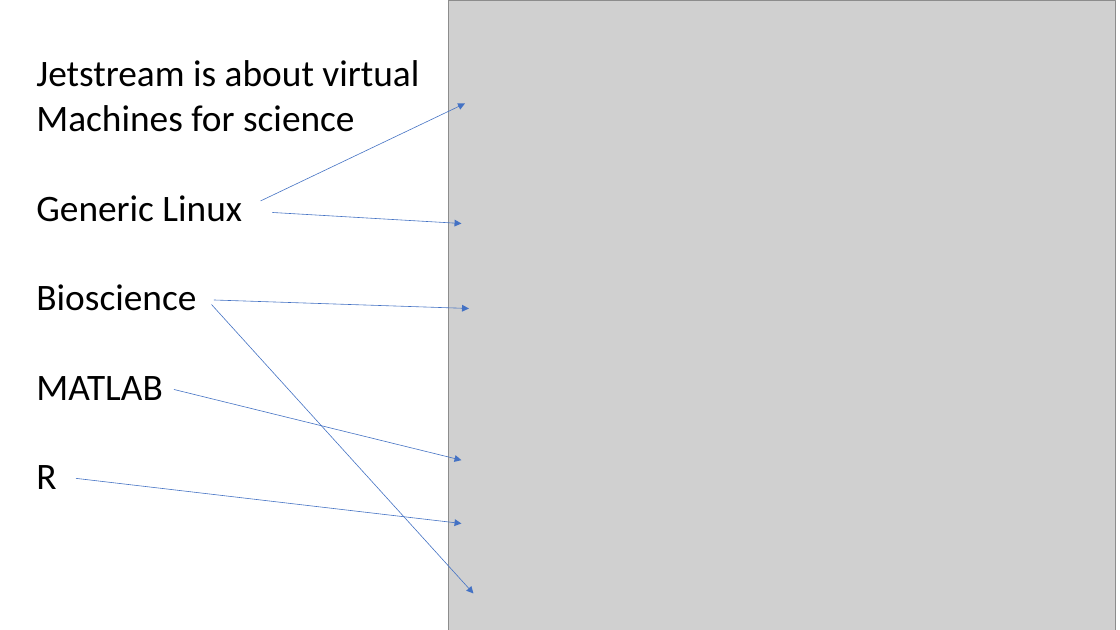
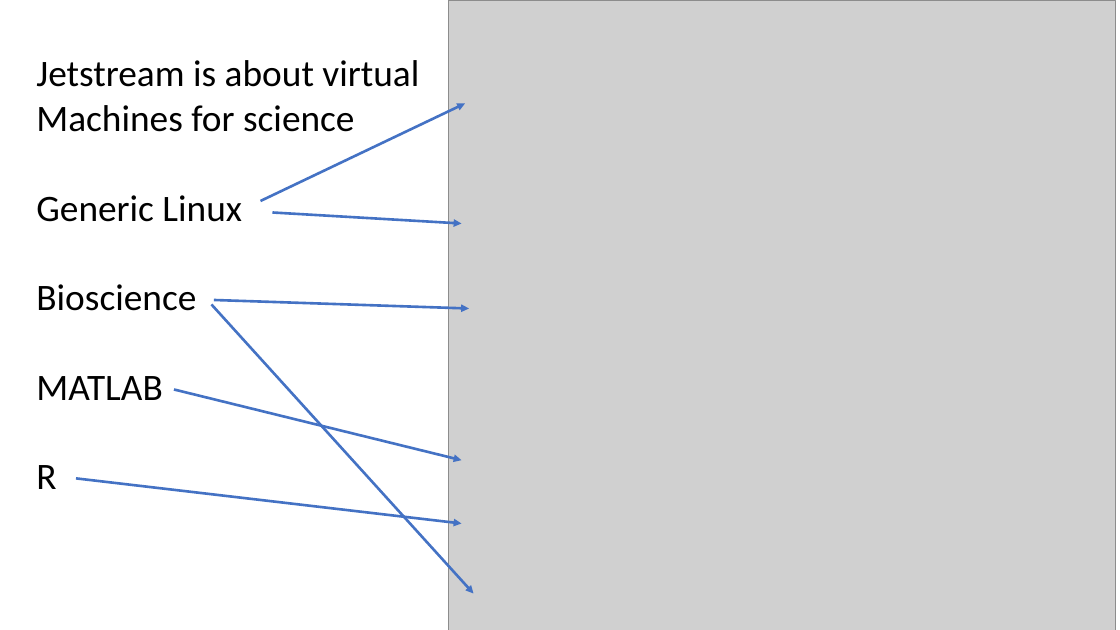
Before and after one commit to SciEngCloud/SciEngCloud.github.io, a slide deck: slide 11 of tutorial/cc4sr-orienting.pptx. Drawn at 1120x630 pixels with LibreOffice and Linux fonts; fonts in the diff are those of the drawing; grey boxes stand for pictures. Boxes give left, top, right and bottom in pixels: in the first picture for what was removed or moved away, otherwise in the second. Text is boxed around its words. In the diff, an @@ line names an element or a change of style, - is before the commit and + after.

```diff
--- a/tutorial/cc4sr-orienting.pptx
+++ b/tutorial/cc4sr-orienting.pptx
@@ arrow (260, 201) - (465, 103): stroke #4472C4 0.5 pt to #4472C4 2.25 pt @@
@@ arrow (272, 213) - (461, 223): stroke #4472C4 0.5 pt to #4472C4 2.25 pt @@
@@ arrow (212, 304) - (474, 594): stroke #4472C4 0.5 pt to #4472C4 2.25 pt @@
@@ arrow (214, 300) - (469, 308): stroke #4472C4 0.5 pt to #4472C4 2.25 pt @@
@@ arrow (174, 390) - (461, 460): stroke #4472C4 0.5 pt to #4472C4 2.25 pt @@
@@ arrow (76, 479) - (461, 523): stroke #4472C4 0.5 pt to #4472C4 2.25 pt @@
```
Also in this commit, not shown: 5 other slides changed, 43 other files.
